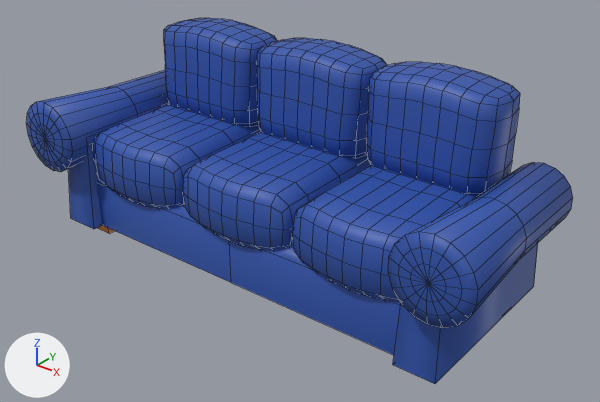
One commit to the FBX model womanGameJam2025/Assets/Assets/Props/Soffa.fbx: the scene before it, then after it.
One viewpoint serves both versions: a 50 mm lens placed at (2.32, -2.72, 2.12), pointed at (0.12, 0.04, 0.41). Arrows for +X, +Y and +Z are at lower left; the lights stay in place. Mesh edges are drawn as thin lines. Where no turn or scale is listed for an object, it has been applied to the vertices. Vertices at the same position are counted once.
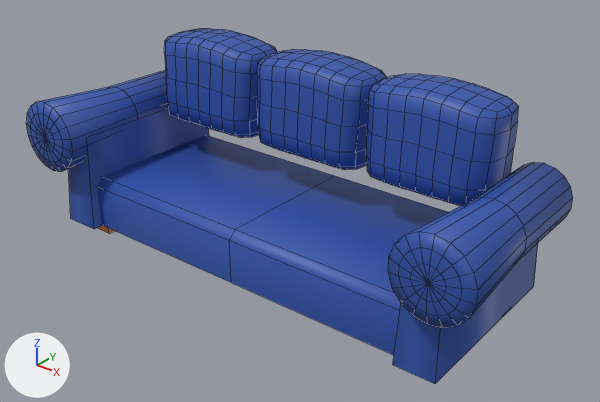
Location of each change, (x1, y1, x2, y2) in pixels of the pictures (600 x 402 px; the box of a moved part takes in the faces that stretch with it):
'Cube.009', reshaped: before (26, 18, 573, 384); after (26, 29, 573, 384)
part 1 of me_cube_015, moved or reshaped: before (164, 18, 520, 196); after (165, 29, 518, 206)
part 2 of me_cube_015, deleted (blue): before (93, 105, 478, 302)
part 3 of me_cube_015, moved or reshaped: before (96, 178, 401, 355); after (97, 135, 448, 355)

The change, as a diff of the scene's bpy script:
```diff
--- a/womanGameJam2025/Assets/Assets/Props/Soffa.fbx.py
+++ b/womanGameJam2025/Assets/Assets/Props/Soffa.fbx.py
@@ me_cube_015 @@
 me_cube_015.from_pydata(...)  # 1187 vertices, 1132 faces; spans x -1.29..1.29, y -0.48..0.52, z 0.01..1.08
 # used by ob_cube_009; location = (0.0, 0.0, 0.0)
 # verts and faces of me_cube_015; kept vertices keep their numbers, new ones are numbered from 1187
 # before: 34 (-0.98, 0.51, 0.34), 35 (-1.02, 0.47, 0.34), 36 (-0.98, 0.47, 0.38), 39 (-1.02, -0.29, 0.34), 40 (-0.98, -0.33, 0.34)
 # before: 41 (-0.98, -0.29, 0.38), 44 (0.0, -0.29, 0.38), 45 (0.0, -0.33, 0.34), 46 (0.0, 0.51, 0.34), 47 (0.0, 0.47, 0.38)
 # before: 48 (0.98, 0.51, 0.34), 49 (1.02, 0.47, 0.34), 50 (0.98, 0.47, 0.38), 53 (1.02, -0.29, 0.34), 54 (0.98, -0.33, 0.34)
 # before: 55 (0.98, -0.29, 0.38)
+# me_cube_015 part 1: the loose piece of 442 vertices spanning x -0.97..0.99, y 0.15..0.51, z 0.6..1.08 is moved by (0.0, 0.0, -0.06)
+# me_cube_015 part 2: the loose piece of 415 vertices spanning x -0.97..0.99, y -0.38..0.52, z 0.3..0.65 is deleted
+# me_cube_015 part 3
+for i in [34, 35, 36, 39, 40, 41, *range(44, 51), 53, 54, 55]: verts[i] += (0.0, 0.0, -0.02)
 me_cube_015.materials.append(mat_wood)
```
